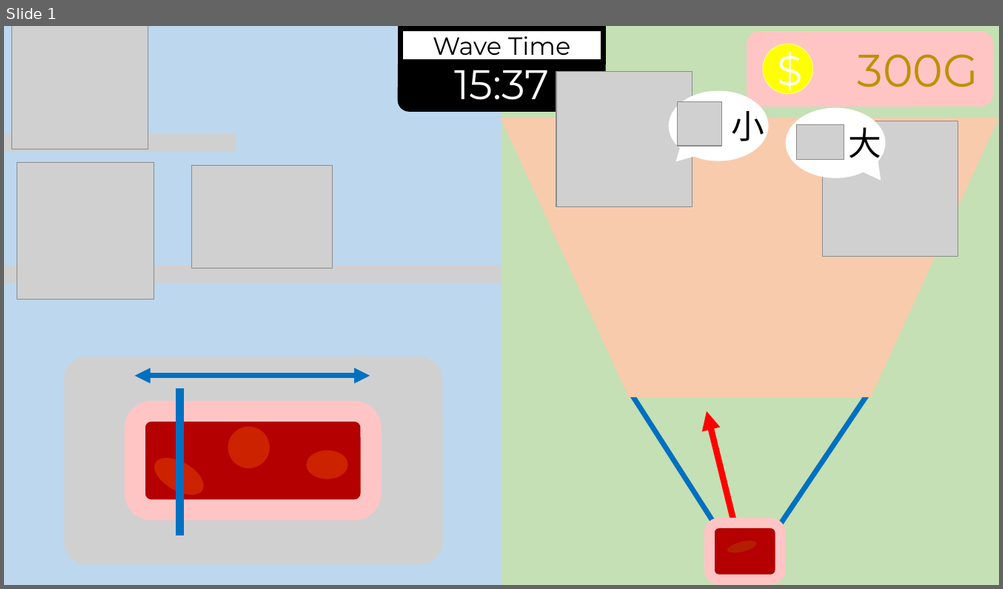
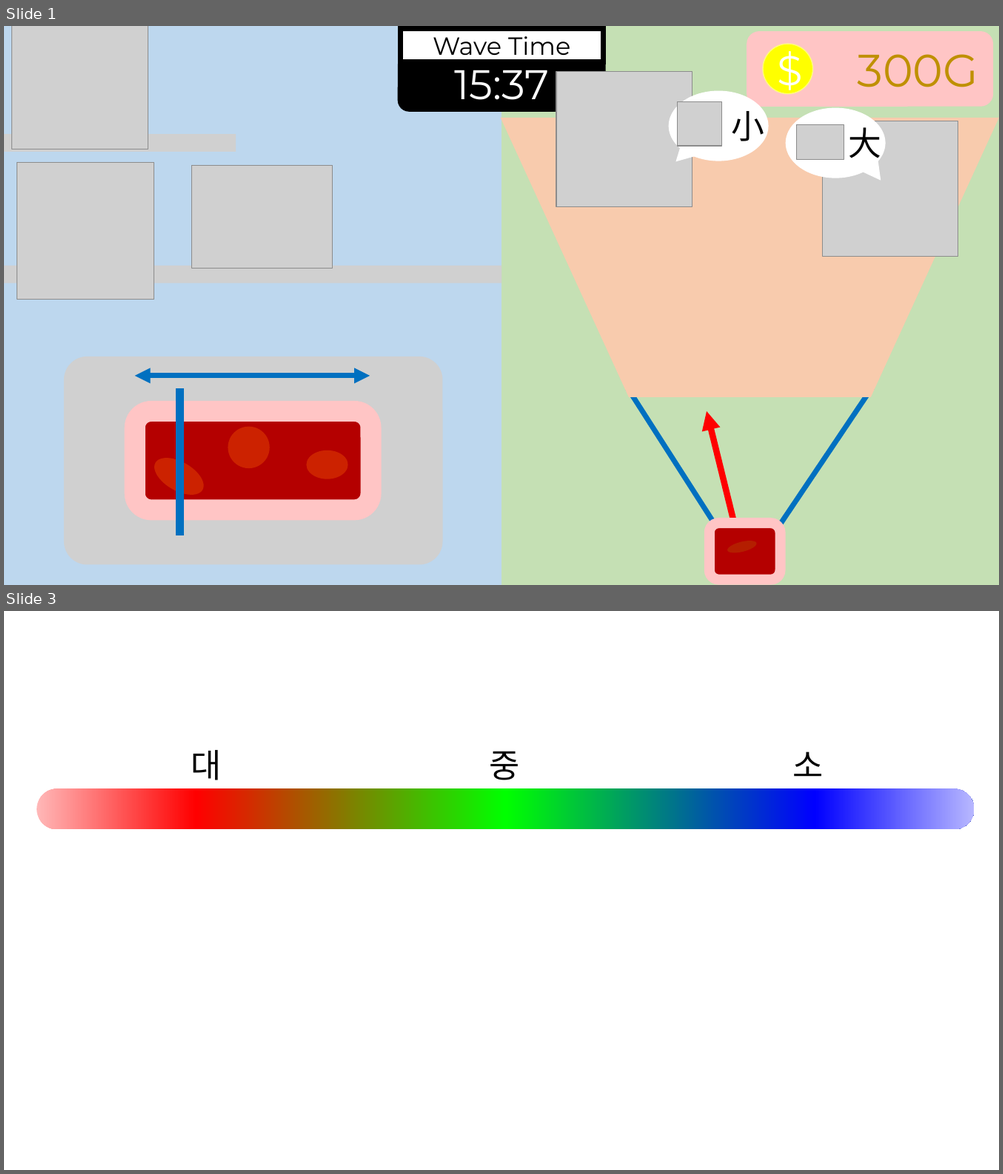
Before and after one commit to SNUGDC/CatDefense, a slide deck: UI Design.pptx. Shown one above the other, each under a label of ours: slide 1 before the commit, slides 1 and 3 after it; the slides between them are not shown. The pictures are 1003x589 and 1003x1174 pixels, drawn with LibreOffice and Linux fonts; fonts in the diff are those of the drawing; grey boxes stand for pictures. Boxes give left, top, right and bottom in pixels: in the first picture for what was removed or moved away, otherwise in the second. Text is boxed around its words. In the diff, an @@ line names an element or a change of style, - is before the commit and + after.

```diff
--- a/UI Design.pptx
+++ b/UI Design.pptx
@@ slide 3 added at (4,611,999,1170), background #FFFFFF @@
@@ text added at (190,750,823,780), 32 pt, text #000000 @@
+대 중 소
@@ rounded rectangle added at (37,789,974,829), fill gradient #FFB7B7 to #FF0000 to #00FF00 to #0000FF to #B7B7FF @@
```
Also in this commit, not shown: 1 other slide added, 2 other files.
